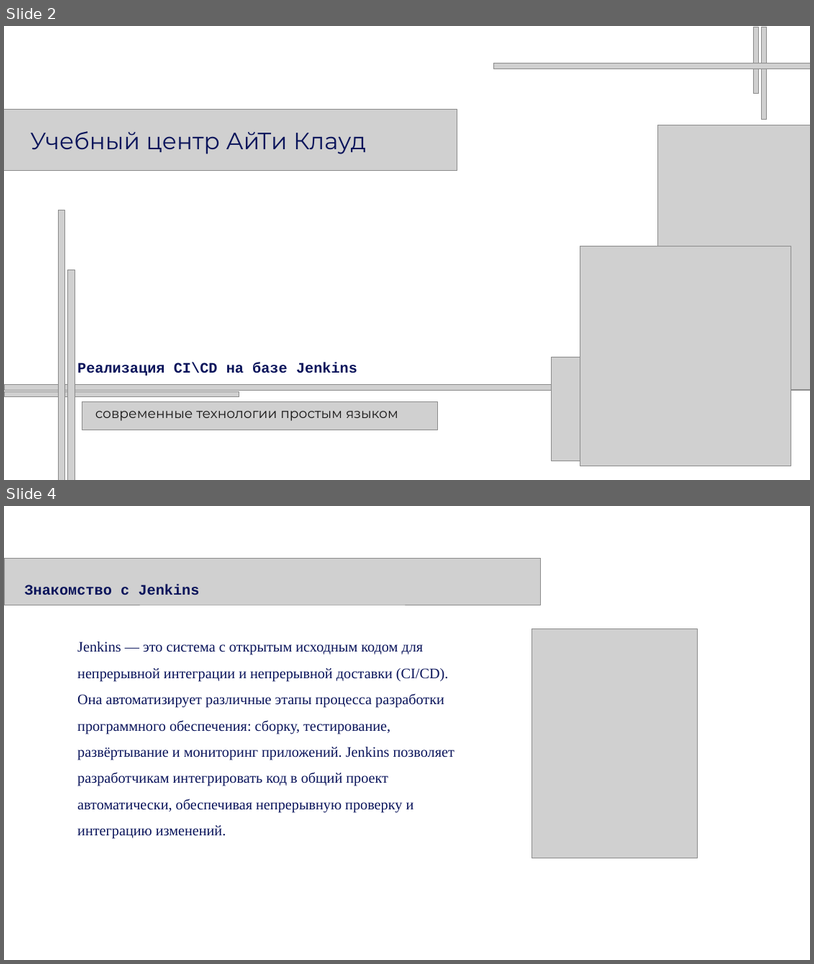
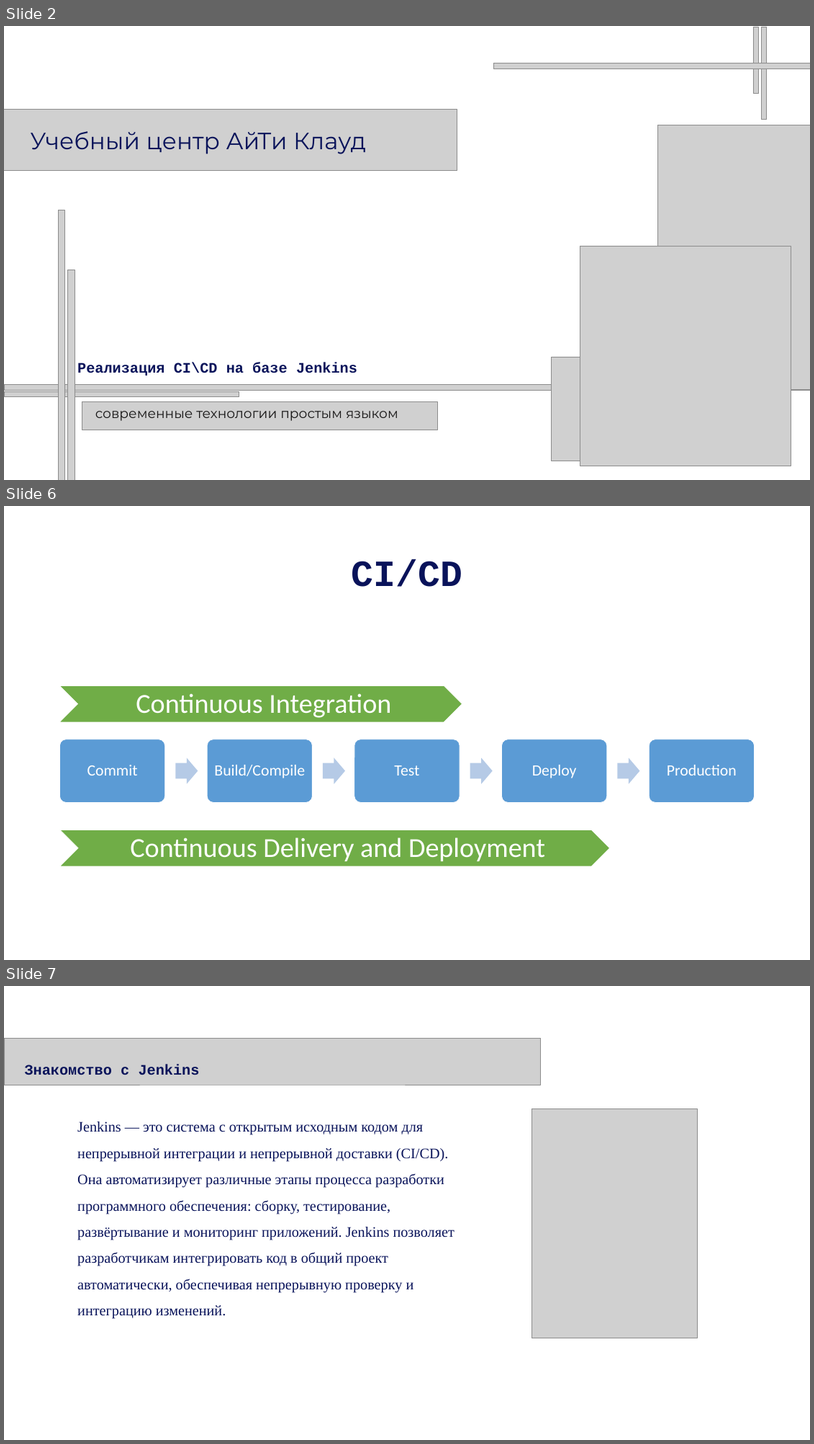
Before and after one commit to Kollekcioner47/jenkins, a slide deck: Jenkins.pptx. Shown one above the other, each under a label of ours: slides 2 and 4 before the commit, slides 2, 6 and 7 after it; the slides between them are not shown. The pictures are 814x964 and 814x1444 pixels, drawn with LibreOffice and Linux fonts; fonts in the diff are those of the drawing; grey boxes stand for pictures. Boxes give left, top, right and bottom in pixels: in the first picture for what was removed or moved away, otherwise in the second. Text is boxed around its words. In the diff, an @@ line names an element or a change of style, - is before the commit and + after.

```diff
--- a/Jenkins.pptx
+++ b/Jenkins.pptx
@@ slide 6 added at (x1=4, y1=506, x2=810, y2=960), background #FFFFFF @@
@@ title added at (x1=352, y1=559, x2=463, y2=587), 66 pt, text #09135A, bold @@
+CI/CD
@@ chevron added at (x1=59, y1=685, x2=463, y2=722), fill #70AD47, outline #FFFFFF 1 pt @@
@@ text added at (x1=136, y1=693, x2=391, y2=718), 49 pt, text #FFFFFF @@
+Continuous Integration
@@ group added at (x1=59, y1=739, x2=755, y2=803): 5 rounded rectangles, 5 texts, 4 right arrows @@
+Commit
+Build/Compile
+Test
+Deploy
+Production
@@ chevron added at (x1=60, y1=830, x2=610, y2=866), fill #70AD47, outline #FFFFFF 1 pt @@
@@ text added at (x1=130, y1=837, x2=545, y2=861), 49 pt, text #FFFFFF @@
+Continuous Delivery and Deployment
@@ what was slide 4 is now slide 7 @@
```
Also in this commit, not shown: 3 other slides added, 1 slide removed.
